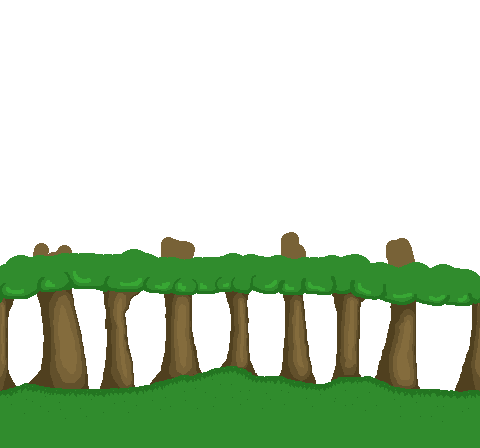
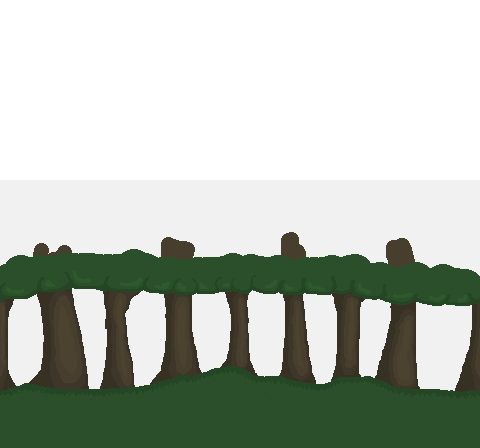
Layer changes from the first 480 x 448 image to the second:
added layer "Fog" (15%) above "Overlay" over [0, 180, 480, 448]
